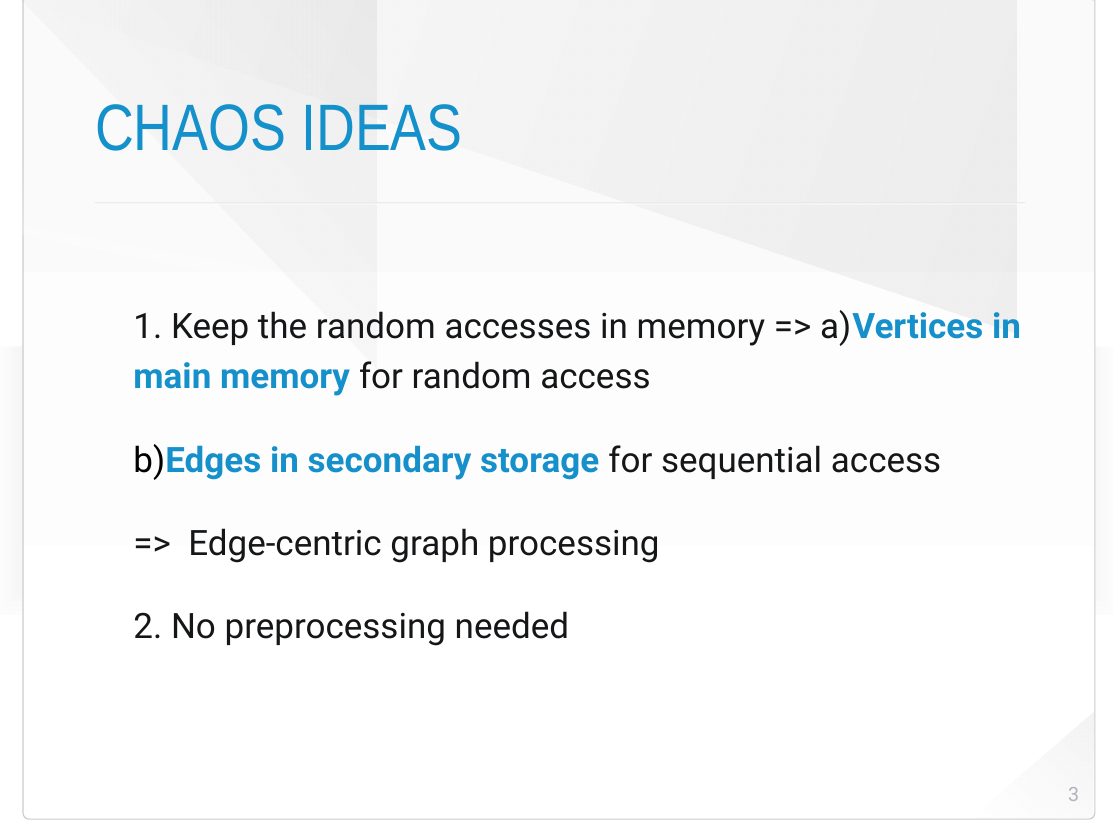
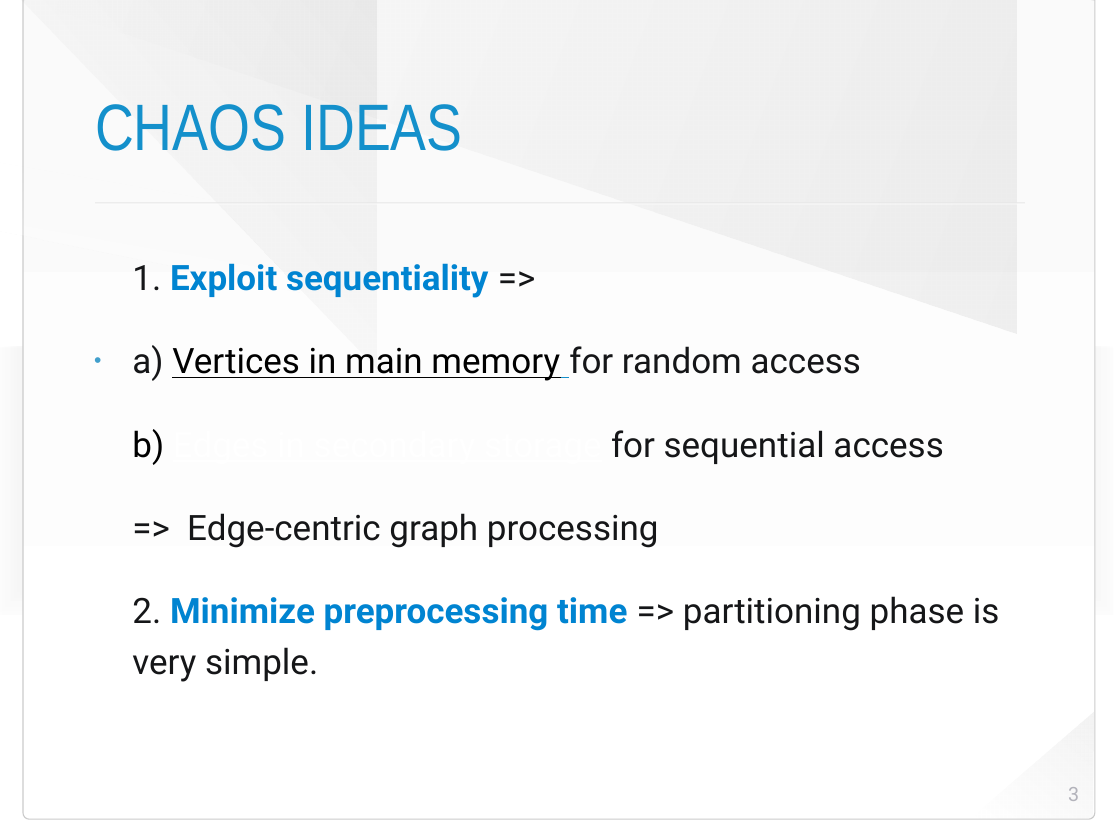
Before and after one commit to HaprianVlad/chaos, a slide deck: slide 3 of presentation.odp. Drawn at 1120x840 pixels with LibreOffice and Linux fonts; fonts in the diff are those of the drawing; background and template pictures are left out. Boxes give left, top, right and bottom in pixels: in the first picture for what was removed or moved away, otherwise in the second. Text is boxed around its words. In the diff, an @@ line names an element or a change of style, - is before the commit and + after.

Commit message:
work on presentation

```diff
--- a/presentation.odp
+++ b/presentation.odp
@@ text at (132, 263, 943, 465): text changed @@
-1. Keep the random accesses in memory => a)Vertices in main memory for random access
-b)Edges in secondary storage for sequential access
+1. Exploit sequentiality =>
+• a) Vertices in main memory for random access
+b) Edges in secondary storage for sequential access
@@ text at (132, 596, 1000, 682): text changed @@
-2. No preprocessing needed
+2. Minimize preprocessing time => partitioning phase is very simple.
```
Also in this commit, not shown: 7 other slides changed, 4 slides added, 1 slide removed, 2 other files.
